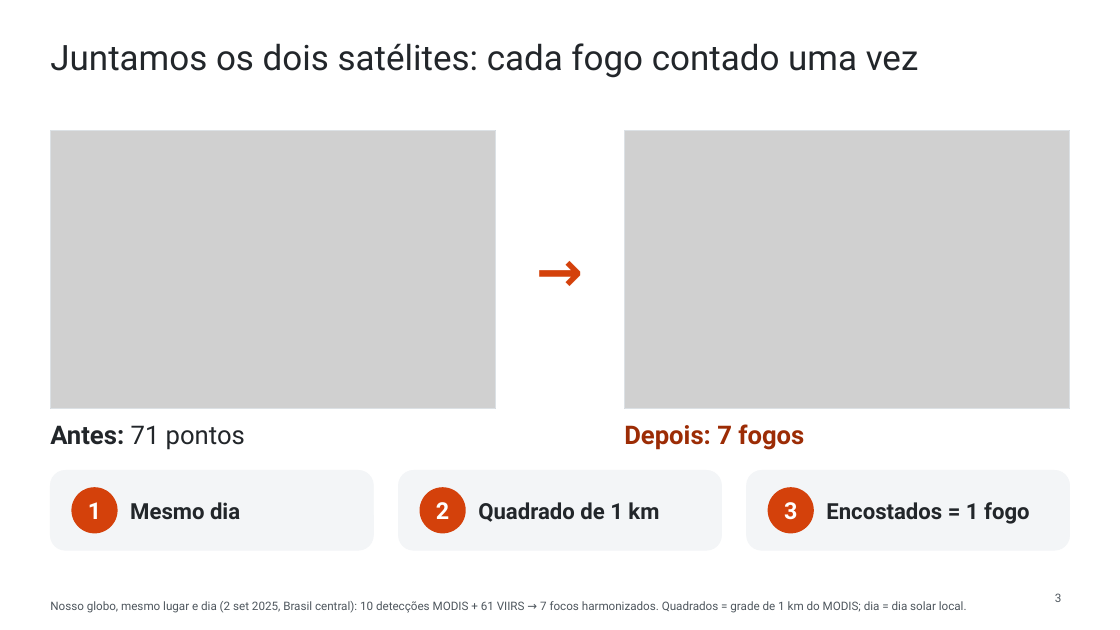
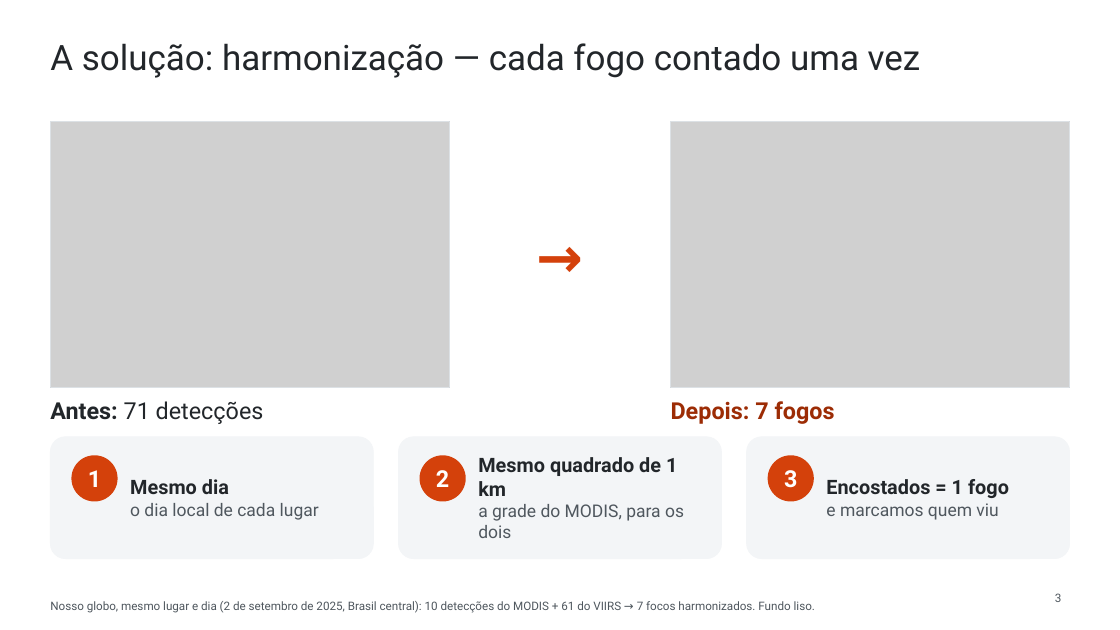
Before and after one commit to WednyFernandes/de-olho-no-fogo, a slide deck: slide 3 of public/apresentacao/de-olho-no-fogo-space-apps-2026-pt.pptx. Drawn at 1120x630 pixels with LibreOffice and Linux fonts; fonts in the diff are those of the drawing; grey boxes stand for pictures. Boxes give left, top, right and bottom in pixels: in the first picture for what was removed or moved away, otherwise in the second. Text is boxed around its words. In the diff, an @@ line names an element or a change of style, - is before the commit and + after.

```diff
--- a/public/apresentacao/de-olho-no-fogo-space-apps-2026-pt.pptx
+++ b/public/apresentacao/de-olho-no-fogo-space-apps-2026-pt.pptx
@@ title at [50,43,921,78]: text changed @@
-Juntamos os dois satélites: cada fogo contado uma vez
+A solução: harmonização — cada fogo contado uma vez
@@ picture: place and size @@
-picture at [50,130,496,408]
+picture at [50,122,450,387]
@@ rectangle: place and size @@
-rectangle at [50,130,496,408]
+rectangle at [50,122,450,387]
@@ picture: place and size @@
-picture at [624,130,1070,408]
+picture at [670,122,1070,387]
@@ rectangle: place and size @@
-rectangle at [624,130,1070,408]
+rectangle at [670,122,1070,387]
@@ text "→" rewrapped from [496,232,624,308] to [450,217,670,292] @@
@@ text at [50,401,264,424]: text changed; size 22 to 20 pt @@
-Antes: 71 pontos
+Antes: 71 detecções
@@ text "Depois: 7 fogos": place and size @@
-text "Depois: 7 fogos" at [624,424,804,450]
+text "Depois: 7 fogos" at [671,401,835,424]
@@ text "Depois: 7 fogos" at [671,401,835,424]: size 22 to 20 pt @@
@@ rounded rectangle: place and size @@
-rounded rectangle at [50,471,373,550]
+rounded rectangle at [50,437,373,559]
@@ text "Mesmo dia": place and size @@
-text "Mesmo dia" at [130,502,240,520]
+text "Mesmo dia" at [130,479,319,520]
@@ rounded rectangle: place and size @@
-rounded rectangle at [398,471,721,550]
+rounded rectangle at [398,437,721,559]
@@ proportions changed in 3 elements at [50,437,373,559], [398,437,721,559], [747,437,1070,559] @@
@@ rounded rectangle: place and size @@
-rounded rectangle at [747,471,1070,550]
+rounded rectangle at [747,437,1070,559]
@@ text "Encostados = 1 fogo": place and size @@
-text "Encostados = 1 fogo" at [826,502,1030,524]
+text "Encostados = 1 fogo" at [826,479,1009,520]
@@ text at [130,479,229,494]: size 19 to 17 pt in "Mesmo dia" @@
@@ text at [478,457,684,538]: text changed; size 19 to 15 pt; text colour #22262A to #4F575E; bold off @@
-Quadrado de 1 km
+Mesmo quadrado de 1 km
+a grade do MODIS, para os dois
@@ 3 texts, 3 ellipses: place and size @@
-3 texts, 3 ellipses at [71,487,814,534]
+3 texts, 3 ellipses at [71,455,814,502]
@@ text at [826,479,1009,498]: size 19 to 17 pt in "Encostados = 1 fogo" @@
@@ text at [130,503,319,520]: paragraph added @@
+o dia local de cada lugar
@@ text at [826,503,998,520]: paragraph added @@
+e marcamos quem viu
@@ text at [50,601,815,613]: text changed @@
-Nosso globo, mesmo lugar e dia (2 set 2025, Brasil central): 10 detecções MODIS + 61 VIIRS → 7 focos harmonizados. Quadrados = grade de 1 km do MODIS; dia = dia solar local.
+Nosso globo, mesmo lugar e dia (2 de setembro de 2025, Brasil central): 10 detecções do MODIS + 61 do VIIRS → 7 focos harmonizados. Fundo liso.
```
Also in this commit, not shown: 5 other slides changed, 1 slide added, 1 slide removed, 10 other files.
